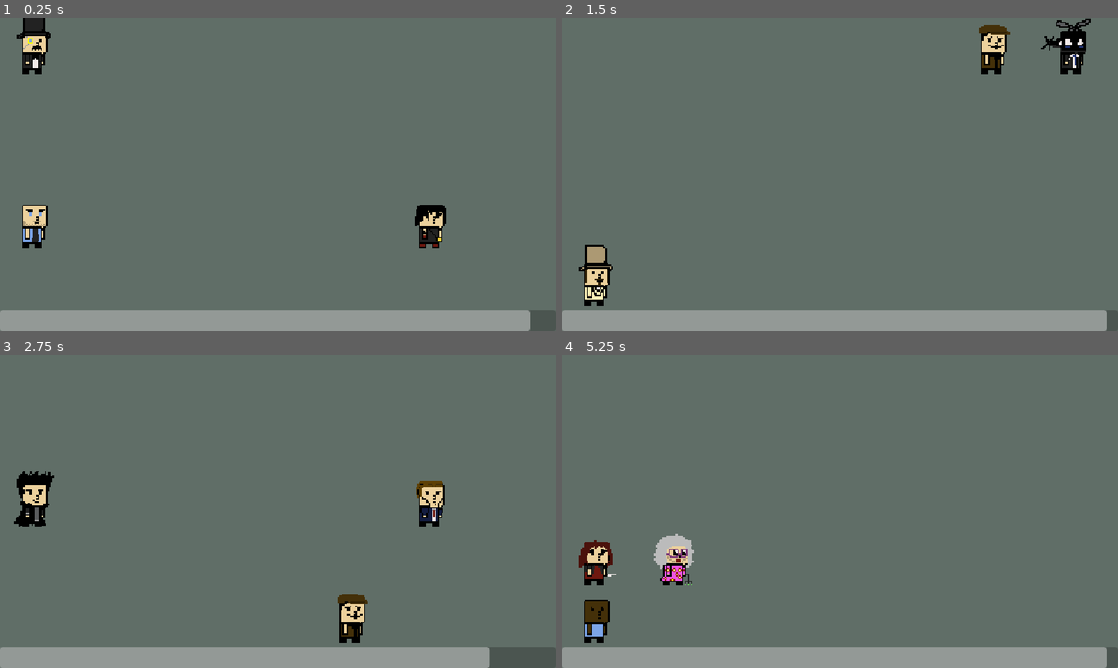
Above: before the commit, frames 1-4 (two rows, left to right).
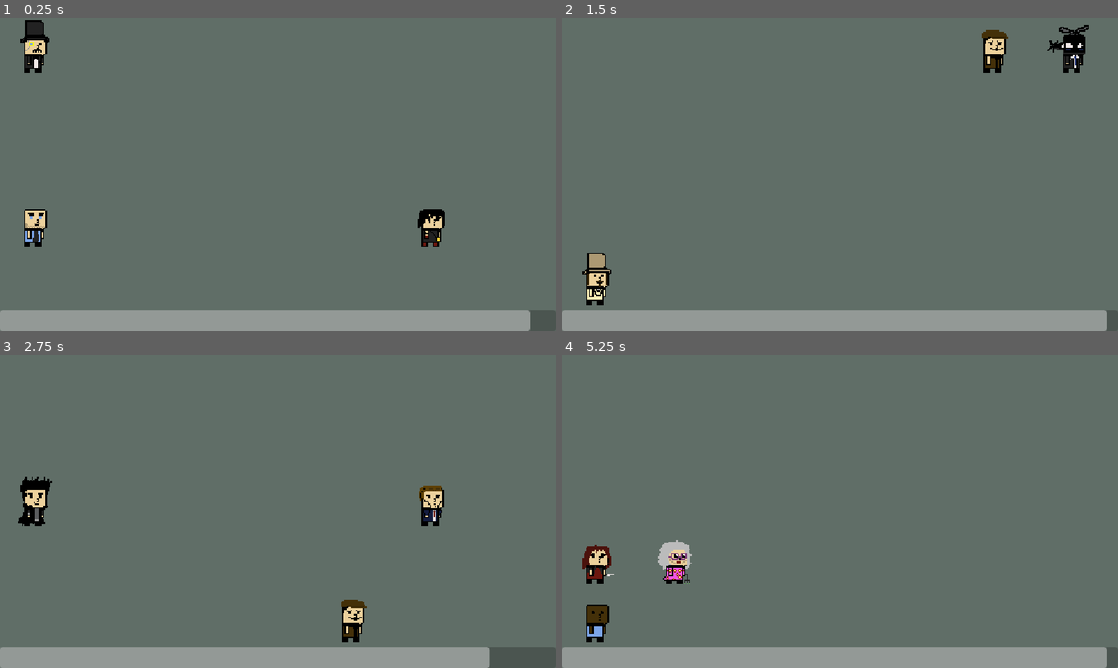
Above: after the commit, the same moments.

Repository: Dr-helicopter/nobodies
Game: Godot game, scene res://scenes/game_secne.tscn
The game is run twice, just before and just after one commit, with the same random seed, the same clock (stepped at 60 frames per second) and the same inputs. The engine's default icon, where the game draws it, is replaced by a stand-in: a white triangle on a blue panel in a dark square.
Inputs:
- Up to frame 1 (0.25 s): no input
- Up to frame 2 (1.5 s): tap Enter at 0.5 s; tap R at 0.6, 1.35 s
- Up to frame 3 (2.75 s): tap R at 2.1 s
- Up to frame 4 (5.25 s): tap R every 0.75 s from 2.85 to 5.1 s

The runs differ from the first frame. In frame 1, 1.1% of the frame differs, in the area x 3-81%, y 0-74%; in frame 2, 1.3%, in the area x 3-96%, y 0-92%; in frame 3, 1.1%; in frame 4, 1.2%.

Commit message:
improved font and scaling

Diff:
--- /dev/null
+++ b/assets/Landscape.tres
@@ -0,0 +1,4 @@
+[gd_resource type="Theme" format=3 uid="uid://bd3p1c464xjy4"]
+
+[resource]
+default_font_size = 22
--- /dev/null
+++ b/assets/Portrait.tres
@@ -0,0 +1,4 @@
+[gd_resource type="Theme" format=3 uid="uid://pq7fxnxvi4uy"]
+
+[resource]
+default_font_size = 40
--- a/scenes/game_secne.tscn
+++ b/scenes/game_secne.tscn
@@ -5,6 +5,8 @@
 [ext_resource type="PackedScene" uid="uid://dp6s4aymxxsmq" path="res://scenes/character.tscn" id="3_1q7er"]
 [ext_resource type="Resource" uid="uid://1ptfjr8yywi1" path="res://assets/character_data.tres" id="4_1q7er"]
 [ext_resource type="Texture2D" uid="uid://nh1qvfh61s15" path="res://assets/characters.png" id="5_47wst"]
+[ext_resource type="Theme" uid="uid://bd3p1c464xjy4" path="res://assets/Landscape.tres" id="5_bmfvi"]
+[ext_resource type="Theme" uid="uid://pq7fxnxvi4uy" path="res://assets/Portrait.tres" id="6_q561d"]
 
 [sub_resource type="GDScript" id="GDScript_u7541"]
 script/source = "extends Panel
@@ -202,19 +204,22 @@
 &"show_win_panel": SubResource("Animation_47wst")
 }
 
-[node name="GameSecne" type="Node2D" unique_id=949406441 node_paths=PackedStringArray("color_rect", "play_ground", "timer", "anim", "time_bar", "win_panel", "win_label", "lose_label", "lose_name_label", "replay_button", "lose_replay_button", "lose_char_sprite")]
+[node name="GameSecne" type="Node2D" unique_id=949406441 node_paths=PackedStringArray("color_rect", "play_ground", "timer", "anim", "time_bar", "win_panel", "lose_panel", "win_label", "lose_label", "lose_name_label", "replay_button", "lose_replay_button", "lose_char_sprite")]
 script = ExtResource("1_k2fxd")
 time = 5.0
 last_level = 10
 slot_scene = ExtResource("2_geyg1")
 character_scene = ExtResource("3_1q7er")
 character_data = ExtResource("4_1q7er")
+landsacpe_theme = ExtResource("5_bmfvi")
+portrait_theme = ExtResource("6_q561d")
 color_rect = NodePath("UI/ColorRect")
 play_ground = NodePath("UI/VBoxContainer/Playground")
 timer = NodePath("Timer")
 anim = NodePath("AnimationPlayer")
 time_bar = NodePath("UI/VBoxContainer/TimeBar")
 win_panel = NodePath("UI/WinPannel")
+lose_panel = NodePath("UI/lose_panel")
 win_label = NodePath("UI/WinPannel/VBoxContainer/WinLabel")
 lose_label = NodePath("UI/lose_panel/VBoxContainer/LoseLabel")
 lose_name_label = NodePath("UI/lose_panel/VBoxContainer/NameLabel")
@@ -282,6 +287,7 @@
 size_flags_horizontal = 4
 size_flags_vertical = 4
 mouse_filter = 2
+theme = ExtResource("5_bmfvi")
 metadata/_edit_use_anchors_ = true
 
 [node name="ColorRect" type="ColorRect" parent="UI/WinPannel" unique_id=144602825]
@@ -334,6 +340,7 @@
 size_flags_horizontal = 4
 size_flags_vertical = 4
 mouse_filter = 2
+theme = ExtResource("6_q561d")
 script = SubResource("GDScript_u7541")
 metadata/_edit_use_anchors_ = true
 
--- a/scripts/character.gd
+++ b/scripts/character.gd
@@ -24,6 +24,9 @@
 	self.frame = frame
 	self.char_name  = new_name
 
+func set_size(s: Vector2):
+	$"Icon".scale = s
+
 func set_border_color(c: Color):
 	$"border".modulate = c
 
--- a/scripts/game_secne.gd
+++ b/scripts/game_secne.gd
@@ -13,6 +13,8 @@
 @export var slot_scene		: PackedScene
 @export var character_scene	: PackedScene
 @export var character_data	: CharacterData
+@export var landsacpe_theme	: Theme
+@export var portrait_theme	: Theme
 
 
 @export_group('Node Referances')
@@ -22,6 +24,7 @@
 @export var anim 		: AnimationPlayer
 @export var time_bar 	: ProgressBar
 @export var win_panel	: Panel
+@export var lose_panel	: Panel
 @export var win_label	: Label
 @export var lose_label	: Label
 @export var lose_name_label		: Label
@@ -43,7 +46,7 @@
 var cel_size 		: Vector2
 var slots 			: Dictionary[int, Node2D] = {}
 var avalable_characters := []
-var picked_characters := []
+var picked_characters : Array[Character] = []
 var positions : Dictionary = {}
 var showing := true
 var new_character: Character
@@ -229,14 +232,26 @@
 func size_the_grid():
 	size = play_ground.size
 	current_grid = closest_aspect(size, valid_grids)
-	print(current_grid, size)
-	print('  ')
+	if size.x > size.y:
+		win_panel.theme = landsacpe_theme
+		lose_panel.theme = landsacpe_theme
+	else:
+		win_panel.theme = portrait_theme
+		lose_panel.theme = portrait_theme
+
+
 	cel_size = Vector2(abs(size.x/current_grid.x), abs(size.y/current_grid.y))
+
+	var icon_size = Vector2.ONE * max(cel_size.y, cel_size.x) / 64
+
 	for i in max_gid_cels:
 		slots[i].position = Vector2(
 			(i % current_grid.x) * cel_size.x,
 			(i / current_grid.x) * cel_size.y
 		)
+	for i in picked_characters:
+		i.set_size(icon_size)
+
 
 func _unhandled_key_input(event: InputEvent) -> void:
 	if event is InputEventKey:
Not shown, changed: docs/index.html
Not shown, changed: docs/index.pck
